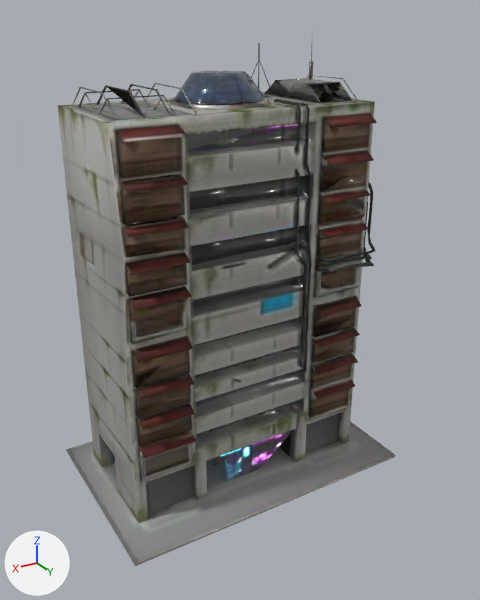
The glTF model game/models/env/city_hdb.glb, before and after one commit.
One viewpoint serves both versions: a camera (50 mm lens) standing at (26.2, 45.5, 38.5) and looking at (0.3, 2.4, 16.9). Lighting does not change. The marker at lower left points along +X, +Y and +Z. The older version comes first. Vertices at exactly the same position are counted once.

Names of what the first picture shows: 'Body', 'Glow'.
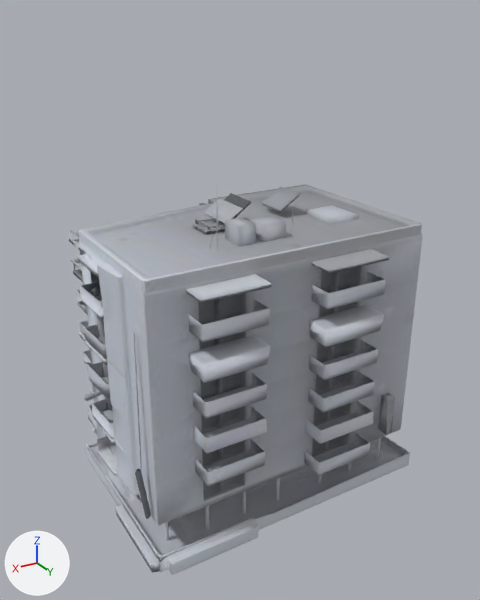
Location of each change, [x1, y1, x2, y2] in pixels of the pictures (480 x 600 px):
'Body', surface changed, reshaped (27% shorter): before [58, 28, 395, 566]; after [69, 185, 422, 575]
'Glow', deleted: before [221, 431, 291, 482]
part 1 of me_mesh_0, added: after [192, 220, 225, 232]
part 2 of me_mesh_0, rebuilt (11% wider, 9% shorter): before [58, 92, 375, 523]; after [69, 185, 422, 575]
part 3 of me_mesh_0, deleted (brown): before [73, 28, 377, 460]
part 4 of me_mesh_0, built on: before [66, 421, 395, 566]; after [69, 187, 395, 558]

The change, as a diff of the scene's bpy script:
```diff
--- a/game/models/env/city_hdb.glb.py
+++ b/game/models/env/city_hdb.glb.py
@@ img_city_hdb_basecolor @@
+img_city_hdb_basecolor = load_image('city_hdb_basecolor', '_unpacked/city_hdb_basecolor', 512, 512, 'sRGB')
@@ mat_body @@
 mat_body = bpy.data.materials.new('Body')
-# nodes: BsdfPrincipled, NormalMap, OutputMaterial, SeparateColor, TexImage x4
-# uses the picture img_city_hdb_emissive
-# uses the picture img_color_c4ef95f7_57ab_4bbb_9a04_8579c19f9bae
-# uses the picture img_normalgl_c4ef95f7_57ab_4bbb_9a04_8579c19f9bae
-# uses the picture img_orm_c4ef95f7_57ab_4bbb_9a04_8579c19f9bae
+# nodes: BsdfPrincipled, OutputMaterial, TexImage
+# uses the picture img_city_hdb_basecolor
@@ me_mesh_0 @@
 # used by ob_body; location = (0.0, 0.0, 0.0)
-me_mesh_0.from_pydata(...)  # 1986 vertices, 3754 faces; spans x -13.2..13.2, y -8.4..8.4, z 0.0..37.5
+me_mesh_0.from_pydata(...)  # 2271 vertices, 3950 faces; spans x -13.7..13.7, y -7.6..11.6, z 0.0..27.8
+# me_mesh_0 part 1: a new loose piece, a box spanning x 0.197..3.103, y -0.496..1.935, z 23.045..23.099, in mat_body (picture img_city_hdb_basecolor)
+# me_mesh_0 part 2: the loose piece of 331 vertices spanning x -10.8..11.2, y -6.1..4.8, z 0.2..32.2 is rebuilt with 1326 vertices and now spans x -13.7..12.6, y -7.6..10.7, z 0.0..23.3
+# me_mesh_0 part 3: 49 loose pieces with 1647 vertices, spanning x -11.5..10.8, y -5.3..5.8, z 4.4..37.5, are deleted
+# me_mesh_0 part 4: 8 vertices removed from x -13.2..13.2, y -8.4..8.4, z 0.0..0.2; 910 vertices added at x -13.2..13.7, y -7.5..11.6, z 0.3..27.8
+# other edits to the shape of me_mesh_0 do not show in these pictures
 me_mesh_0.materials.append(mat_body)
@@ ob_glow @@
-ob_glow = bpy.data.objects.new('Glow', me_mesh_1)
-ob_glow.location = (0.0, 0.0, 0.0)
```
